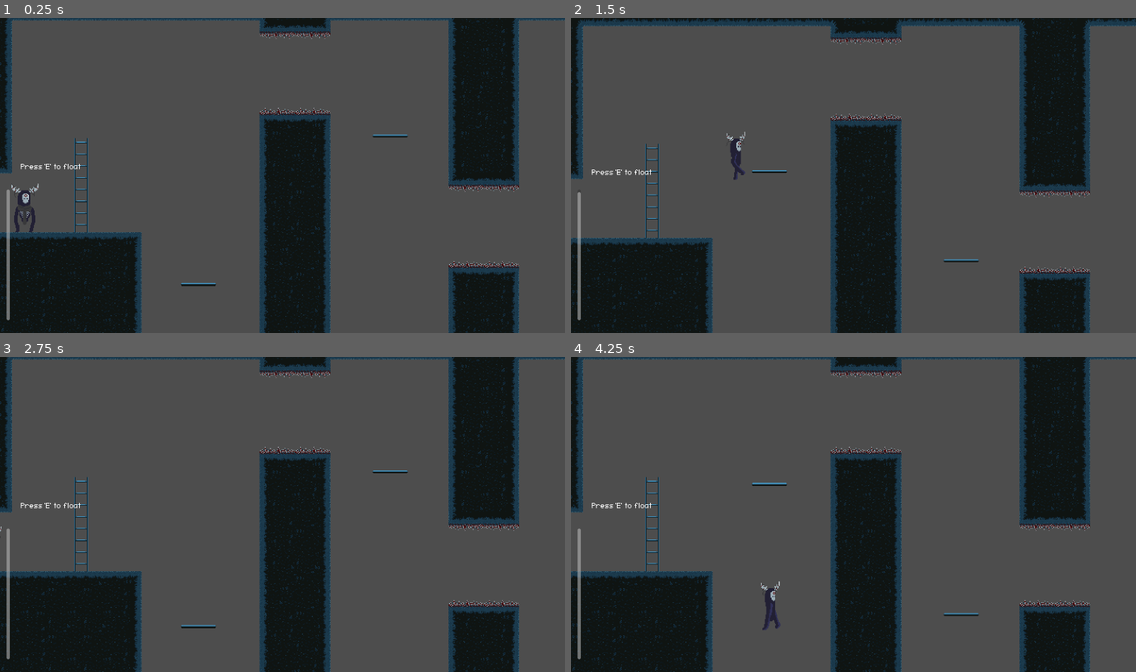
Above: before the commit, frames 1-4 (two rows, left to right).
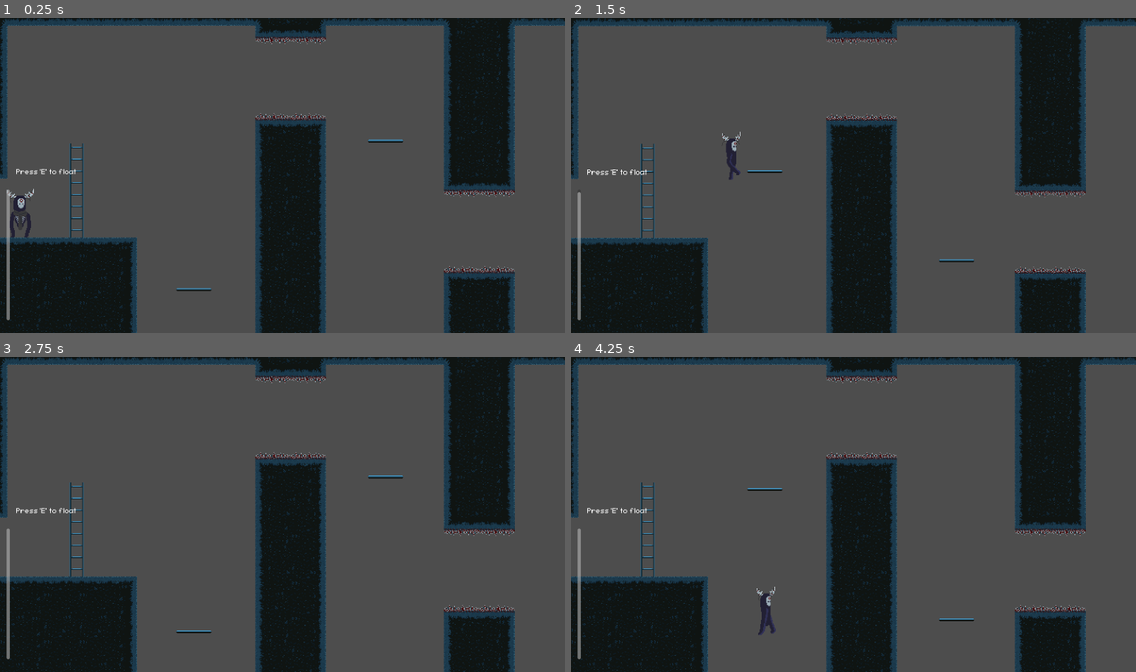
Above: after the commit, the same moments.

Repository: MikeG7v1/Lone-Ghost
Game: Godot game, scene res://scenes/levels/LEVEL_1.tscn
Two runs of this game, one before a commit and one after it. Both use one fixed random seed, a clock stepped at 60 frames per second and the inputs below.
Inputs:
- Up to frame 1 (0.25 s): no input
- Up to frame 2 (1.5 s): tap E (floating) at 0.5, 0.6, 1.25, 1.35 s; hold Right (move_right) from 0.53 s (still down); tap Space (jump) at 0.77 s
- Up to frame 3 (2.75 s): tap Space (jump) at 1.52 s; tap E (floating) at 2, 2.1 s; release Right (move_right) at 2.03 s; hold Left (move_left) from 2.03 s (still down)
- Up to frame 4 (4.25 s): tap E (floating) at 2.75, 2.85, 3.5, 3.6 s; release Left (move_left) at 2.78 s; hold Right (move_right) from 2.78 s (still down); tap Space (jump) at 3.02, 3.77 s

The runs differ from the first frame. In frame 1, 14% of the frame differs, in the area x 0-100%, y 0-100%; in frame 2, 9.9%; in frame 3, 13%; in frame 4, 14%.

Commit message:
Sum changes
Idk

Diff:
--- a/test-level-d/project.godot
+++ b/test-level-d/project.godot
@@ -28,6 +28,15 @@
 window/size/viewport_width=1724
 window/size/viewport_height=964
 window/stretch/mode="viewport"
+
+[file_customization]
+
+folder_colors={
+"res://assets/": "orange",
+"res://fonts/": "red",
+"res://scenes/": "teal",
+"res://scripts/": "purple"
+}
 
 [global_group]
 
--- a/test-level-d/scenes/levels/LEVEL_1.tscn
+++ b/test-level-d/scenes/levels/LEVEL_1.tscn
@@ -273,15 +273,15 @@
 
 [sub_resource type="RectangleShape2D" id="RectangleShape2D_6vrsv"]
 resource_local_to_scene = true
-size = Vector2(766, 442)
+size = Vector2(909, 440)
 
 [sub_resource type="RectangleShape2D" id="RectangleShape2D_t62ml"]
 resource_local_to_scene = true
-size = Vector2(810, 418.66406)
+size = Vector2(767.5, 442)
 
 [sub_resource type="RectangleShape2D" id="RectangleShape2D_bng1x"]
 resource_local_to_scene = true
-size = Vector2(810.14355, 469.32813)
+size = Vector2(666, 421.66406)
 
 [node name="GAME" type="Node2D" unique_id=1276797305]
 
@@ -409,21 +409,24 @@
 position = Vector2(32, 14)
 
 [node name="CollisionShape2D" parent="Area2D" index="0" unique_id=1988098075]
-position = Vector2(-49, -98)
+visible = false
+position = Vector2(28.5, -104)
 shape = SubResource("RectangleShape2D_6vrsv")
 
 [node name="Area2D2" parent="." unique_id=392550451 instance=ExtResource("11_6vrsv")]
 position = Vector2(131, 26)
 
 [node name="CollisionShape2D" parent="Area2D2" index="0" unique_id=1988098075]
-position = Vector2(642, -102.66797)
+visible = false
+position = Vector2(764.75, -117)
 shape = SubResource("RectangleShape2D_t62ml")
 
 [node name="Area2D3" parent="." unique_id=1166463037 instance=ExtResource("11_6vrsv")]
 position = Vector2(32, 14)
 
 [node name="CollisionShape2D" parent="Area2D3" index="0" unique_id=1988098075]
-position = Vector2(745, -536)
+visible = false
+position = Vector2(813, -559.83203)
 shape = SubResource("RectangleShape2D_bng1x")
 
 [connection signal="timeout" from="UI/CanvasLayer/ProgressBar/Timer2" to="UI/CanvasLayer/ProgressBar" method="_on_timer_2_timeout"]
